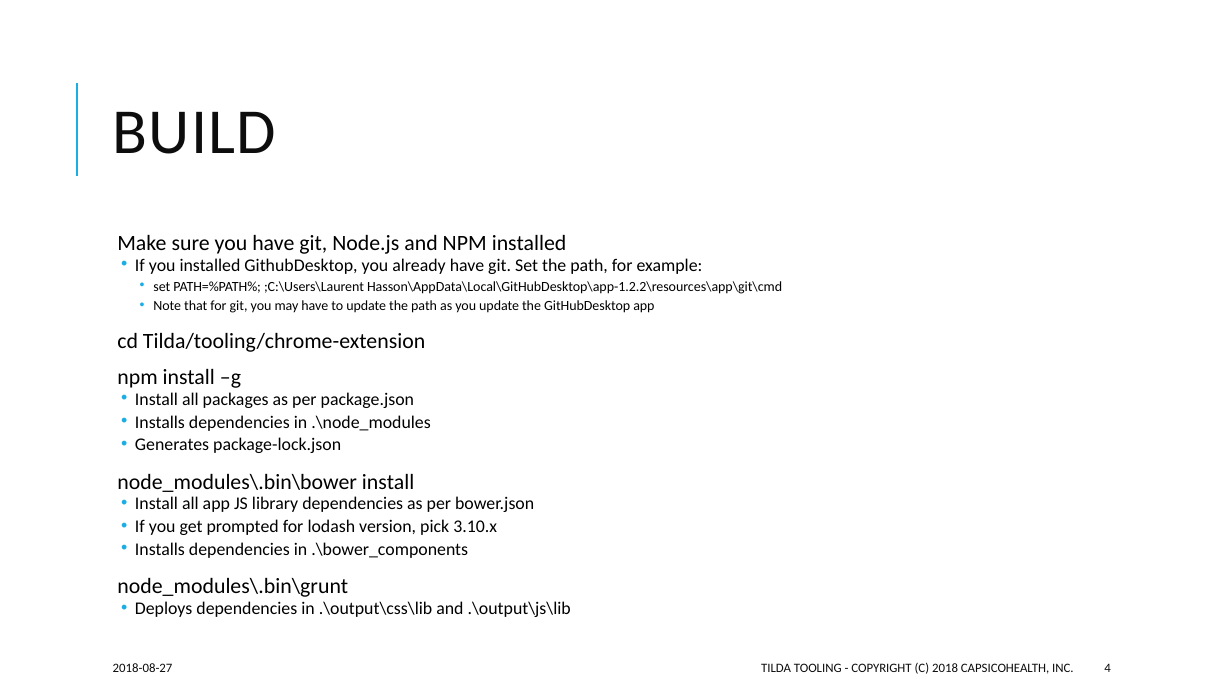
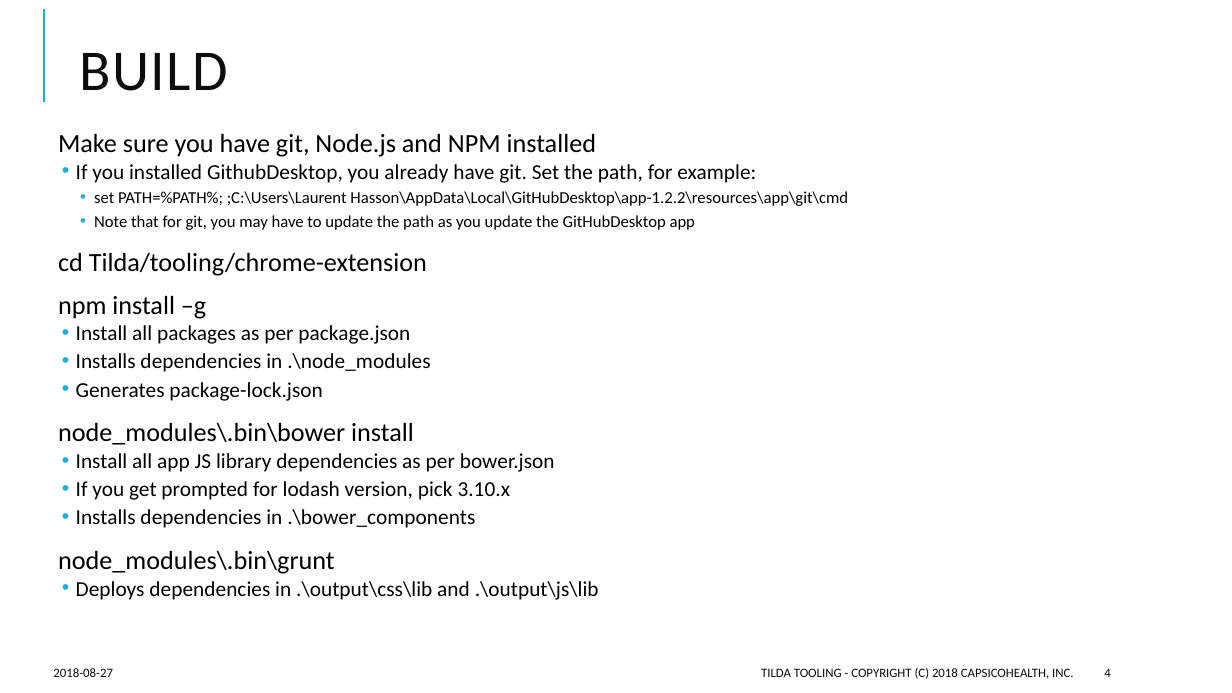
Before and after one commit to CapsicoHealth/Tilda, a slide deck: slide 4 of Tilda Tooling Architcture.pptx. Drawn at 1232x693 pixels with LibreOffice and Linux fonts; fonts in the diff are those of the drawing. Boxes give left, top, right and bottom in pixels: in the first picture for what was removed or moved away, otherwise in the second. Text is boxed around its words. In the diff, an @@ line names an element or a change of style, - is before the commit and + after.

```diff
--- a/Tilda Tooling Architcture.pptx
+++ b/Tilda Tooling Architcture.pptx
@@ line moved from (77, 176) - (77, 83) to (44, 102) - (44, 9) @@
@@ title "BUILD": place and size @@
-title "BUILD" at bbox=[113, 111, 277, 154]
+title "BUILD" at bbox=[80, 53, 228, 91]
@@ title "BUILD" at bbox=[80, 53, 228, 91]: size 50 to 45 pt @@
@@ text "Make sure you have git, ...": place and size @@
-text "Make sure you have git, ..." at bbox=[117, 235, 782, 617]
+text "Make sure you have git, ..." at bbox=[58, 133, 848, 600]
@@ text "Make sure you have git, ..." at bbox=[58, 133, 848, 600]: size 17.1 to 20.4 pt in "Make sure you have git, Node.js and ...", "cd Tilda/tooling/chrome-extension", "npm install –g", "node_modules\.bin\bower install" and 1 more places; size 13.9 to 16.6 pt in "If you installed GithubDesktop, you already have ...", "Install all packages as per package.json", "Installs dependencies in .\node_modules", "Generates package-lock.json" and 4 more places; size 10.8 to 12.9 pt in "set PATH=%PATH%; ;C:\Users\Laurent Hasson\AppData\Local\GitH ...", "Note that for git, you may have ..."; line spacing 0.7 to 0.8 @@
@@ text "2018-08-27": place and size @@
-text "2018-08-27" at bbox=[113, 663, 173, 672]
+text "2018-08-27" at bbox=[53, 668, 113, 677]
@@ text "TILDA TOOLING - COPYRIGHT (C) ...": place and size @@
-text "TILDA TOOLING - COPYRIGHT (C) ..." at bbox=[761, 662, 1073, 674]
+text "TILDA TOOLING - COPYRIGHT (C) ..." at bbox=[761, 667, 1073, 679]
@@ page number: place and size @@
-page number at bbox=[1104, 664, 1110, 672]
+page number at bbox=[1104, 669, 1110, 677]
```
Also in this commit, not shown: 3 other slides changed, 1 slide added, 3 other files.
